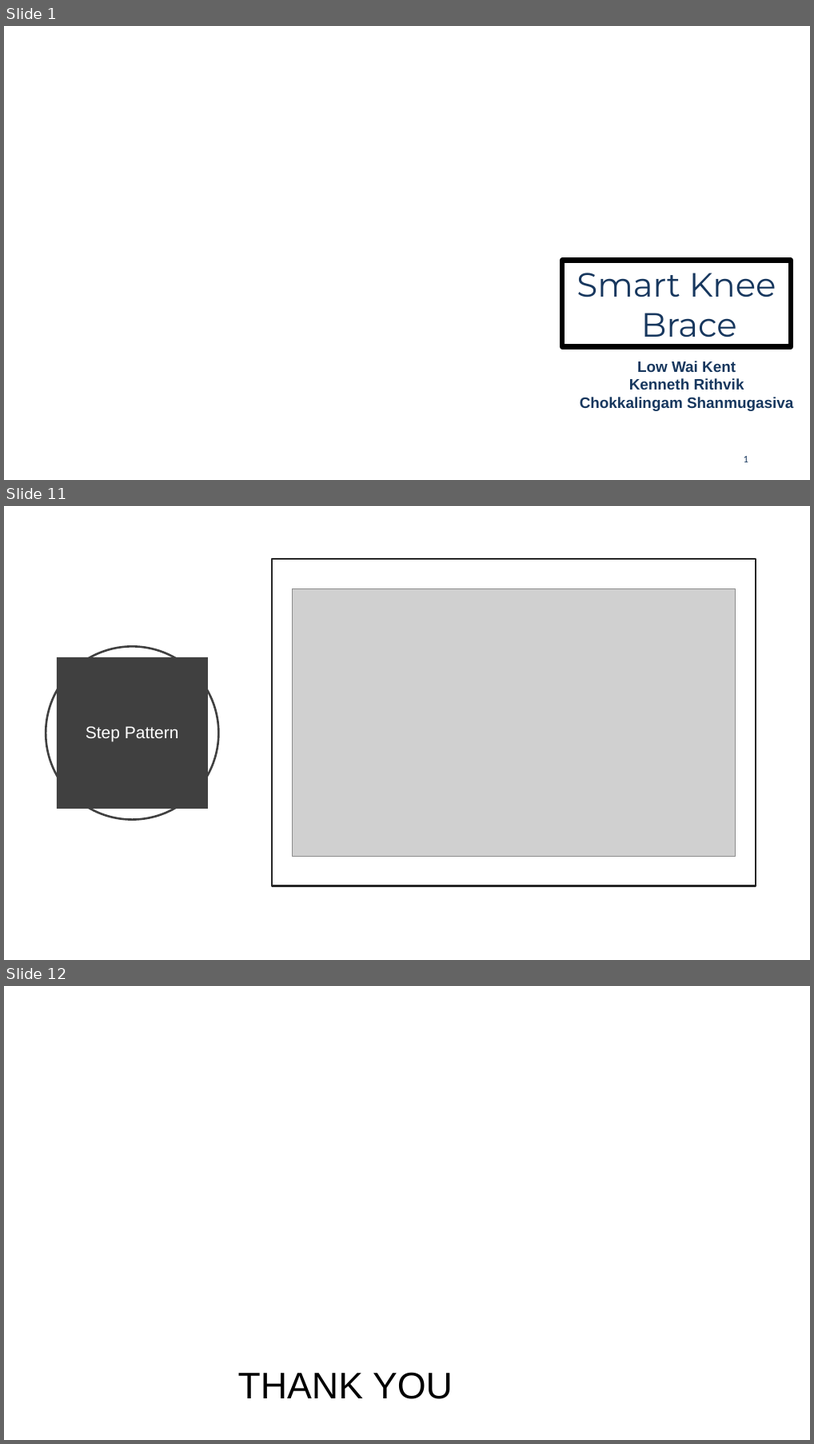
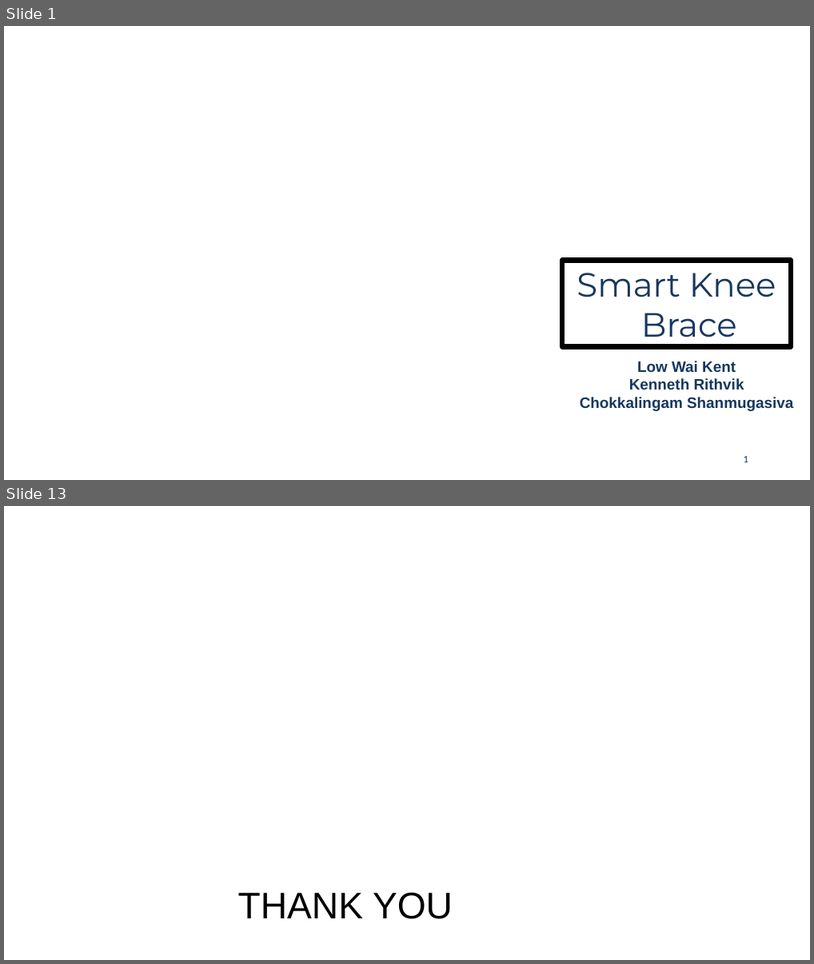
Before and after one commit to kennethrithvik/smart_knee_brace, a slide deck: docs/Smart Knee.pptx. Shown one above the other, each under a label of ours: slides 1, 11 and 12 before the commit, slides 1 and 13 after it; the slides between them are not shown. The pictures are 814x1444 and 814x964 pixels, drawn with LibreOffice and Linux fonts; fonts in the diff are those of the drawing; grey boxes stand for pictures; background and template pictures are left out. Boxes give left, top, right and bottom in pixels: in the first picture for what was removed or moved away, otherwise in the second. Text is boxed around its words. In the diff, an @@ line names an element or a change of style, - is before the commit and + after.

```diff
--- a/docs/Smart Knee.pptx
+++ b/docs/Smart Knee.pptx
@@ slide 11 removed at <box>4,506,810,960</box>, background #FFFFFF @@
@@ rectangle removed at <box>272,560,757,886</box> @@
@@ picture removed at <box>293,589,735,856</box> @@
@@ ellipse removed at <box>46,646,218,820</box> @@
@@ title removed at <box>57,657,208,808</box> @@
-Step Pattern
@@ what was slide 12 is now slide 13 @@
```
Also in this commit, not shown: 8 slides changed, 3 slides added, 2 other slides removed, 13 other files.
